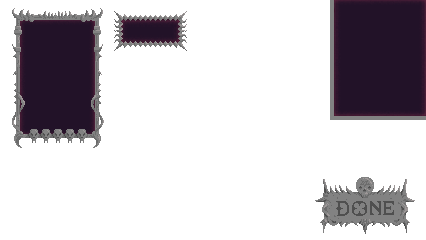
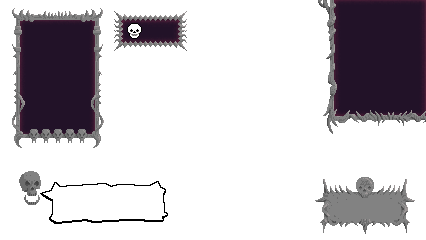
Layer changes from the first w=426, h=240 image to the second:
hid "Layer 32" over (336, 201, 394, 216)
added layer "Layer 34" above "Layer 33" over (127, 23, 142, 39)
added layer "Layer 33" above "Layer 31" over (134, 27, 138, 34)
painted on "Layer 31" over (19, 0, 426, 224)
